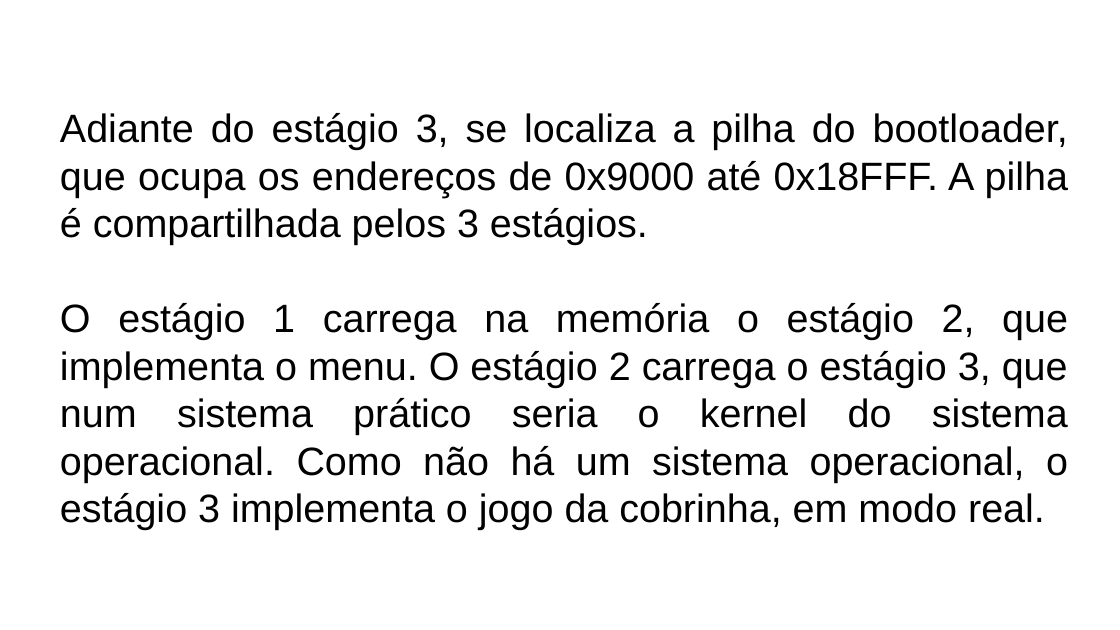
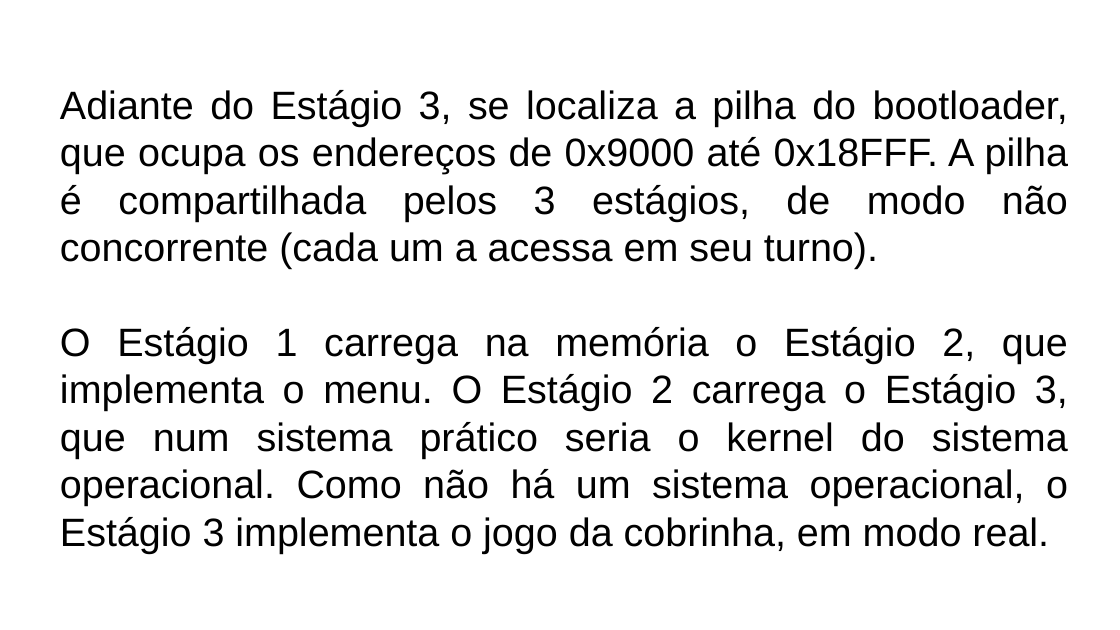
Before and after one commit to LeandroApAlmeida/Bootloader, a slide deck: slide 36 of doc/Fakenix.odp. Drawn at 1120x630 pixels with LibreOffice and Linux fonts; fonts in the diff are those of the drawing. Boxes give left, top, right and bottom in pixels: in the first picture for what was removed or moved away, otherwise in the second. Text is boxed around its words. In the diff, an @@ line names an element or a change of style, - is before the commit and + after.

```diff
--- a/doc/Fakenix.odp
+++ b/doc/Fakenix.odp
@@ text at (60, 90, 1068, 553): text changed @@
-Adiante do estágio 3, se localiza a pilha do bootloader, que ocupa os endereços de 0x9000 até 0x18FFF. A pilha é compartilhada pelos 3 estágios.
-O estágio 1 carrega na memória o estágio 2, que implementa o menu. O estágio 2 carrega o estágio 3, que num sistema prático seria o kernel do sistema operacional. Como não há um sistema operacional, o estágio 3 implementa o jogo da cobrinha, em modo real.
+Adiante do Estágio 3, se localiza a pilha do bootloader, que ocupa os endereços de 0x9000 até 0x18FFF. A pilha é compartilhada pelos 3 estágios, de modo não concorrente (cada um a acessa em seu turno).
+O Estágio 1 carrega na memória o Estágio 2, que implementa o menu. O Estágio 2 carrega o Estágio 3, que num sistema prático seria o kernel do sistema operacional. Como não há um sistema operacional, o Estágio 3 implementa o jogo da cobrinha, em modo real.
```
Also in this commit, not shown: 9 other slides changed, 1 other file.
